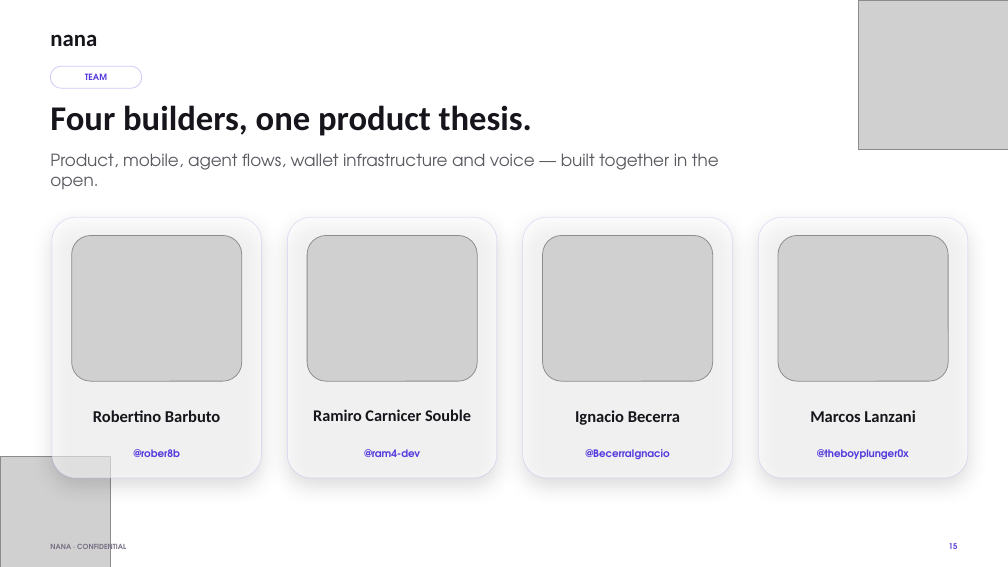
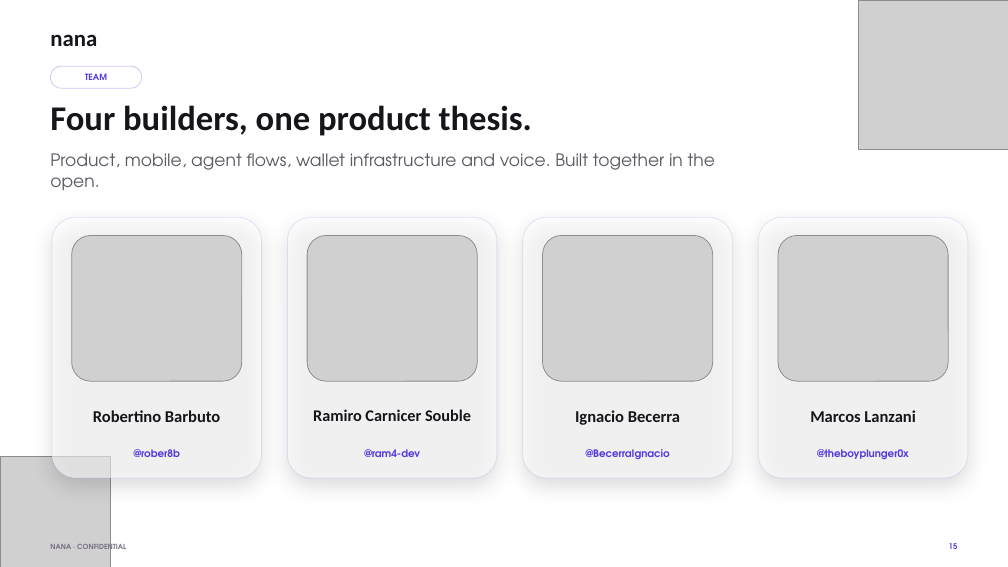
Before and after one commit to theboyplunger0x/nana-pitch-kit, a slide deck: slide 15 of deck/current/Nana-Pitch-Deck-v3.pptx. Drawn at 1008x567 pixels with LibreOffice and Linux fonts; fonts in the diff are those of the drawing; grey boxes stand for pictures; background and template pictures are left out. Boxes give left, top, right and bottom in pixels: in the first picture for what was removed or moved away, otherwise in the second. Text is boxed around its words. In the diff, an @@ line names an element or a change of style, - is before the commit and + after.

```diff
--- a/deck/current/Nana-Pitch-Deck-v3.pptx
+++ b/deck/current/Nana-Pitch-Deck-v3.pptx
@@ text at <box>50,153,715,190</box>: text changed; size 15.9 to 16.3 pt @@
-Product, mobile, agent flows, wallet infrastructure and voice — built together in the open.
+Product, mobile, agent flows, wallet infrastructure and voice. Built together in the open.
```
Also in this commit, not shown: 7 other slides changed, 36 other files.
